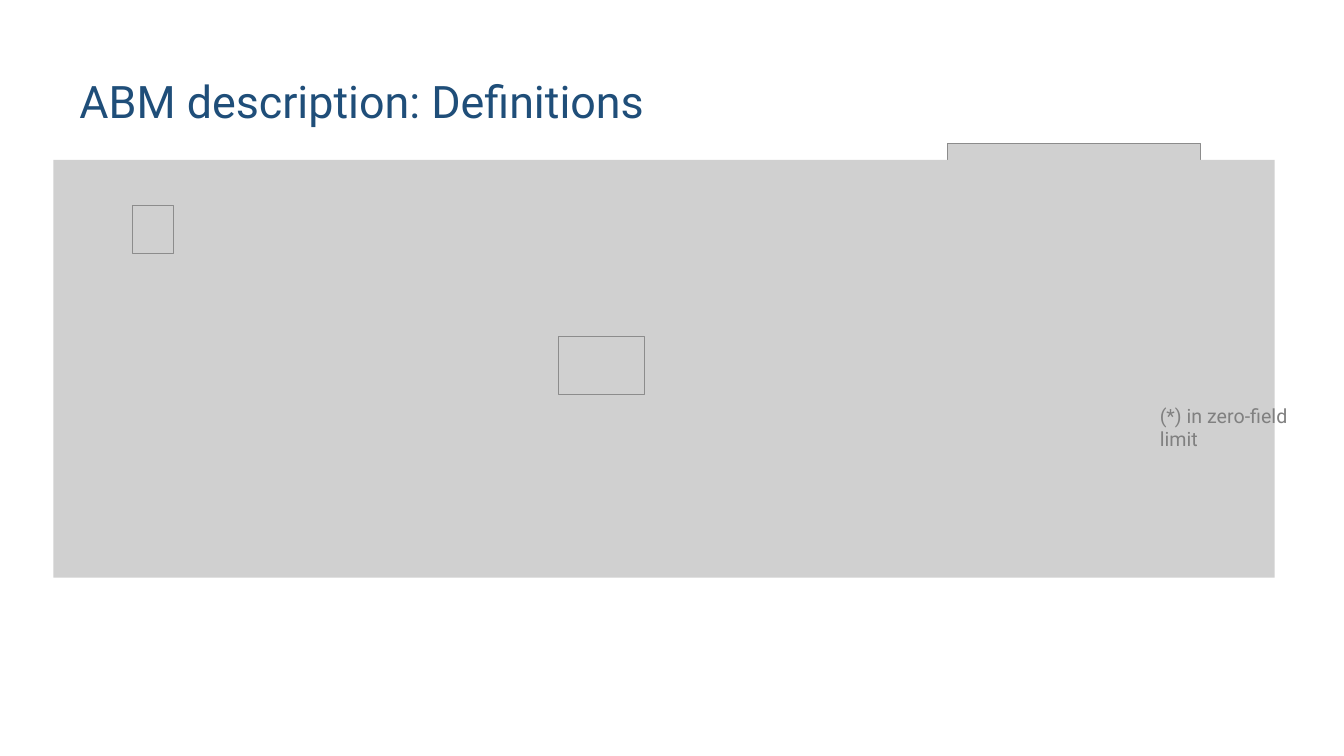
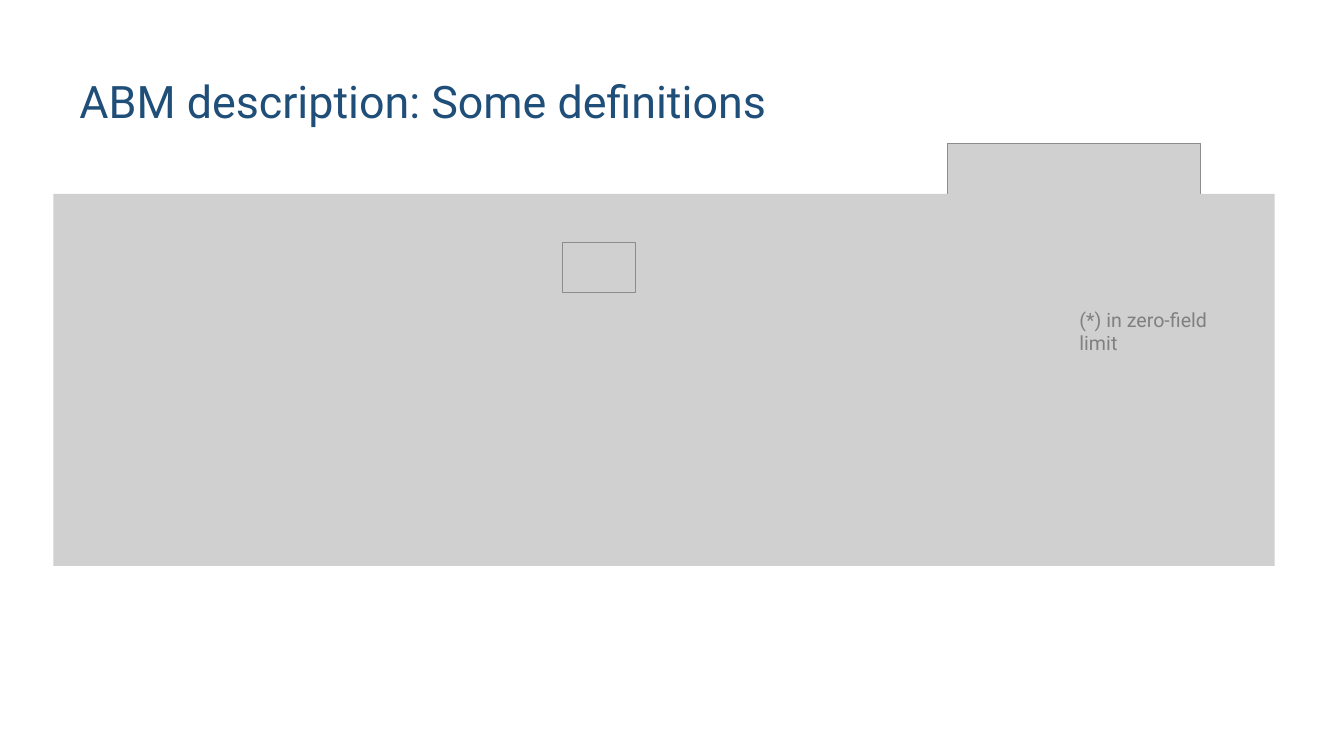
Before and after one commit to huanium/huanium, a slide deck: slide 10 of MIT_PhD/ZGS/ZGS-Sep-01-2023/BUI_ZGS_2023_Sep_01.pptx (slide 8 before the commit). Drawn at 1344x756 pixels with LibreOffice and Linux fonts; fonts in the diff are those of the drawing; grey boxes stand for pictures. Boxes give left, top, right and bottom in pixels: in the first picture for what was removed or moved away, otherwise in the second. Text is boxed around its words. In the diff, an @@ line names an element or a change of style, - is before the commit and + after.

Commit message:
ABM

```diff
--- a/MIT_PhD/ZGS/ZGS-Sep-01-2023/BUI_ZGS_2023_Sep_01.pptx
+++ b/MIT_PhD/ZGS/ZGS-Sep-01-2023/BUI_ZGS_2023_Sep_01.pptx
@@ title at (79, 84, 766, 127): text changed @@
-ABM description: Definitions
+ABM description: Some definitions
@@ picture: place and size @@
-picture at (53, 160, 1275, 579)
+picture at (53, 194, 1275, 566)
@@ picture removed at (133, 206, 173, 254) @@
@@ picture: place and size @@
-picture at (559, 337, 644, 395)
+picture at (563, 243, 635, 292)
@@ text "(*) in zero-field limit": place and size @@
-text "(*) in zero-field limit" at (1160, 405, 1287, 446)
+text "(*) in zero-field limit" at (1079, 312, 1207, 350)
```
Also in this commit, not shown: 3 other slides changed, 5 slides added, 1 slide removed.
